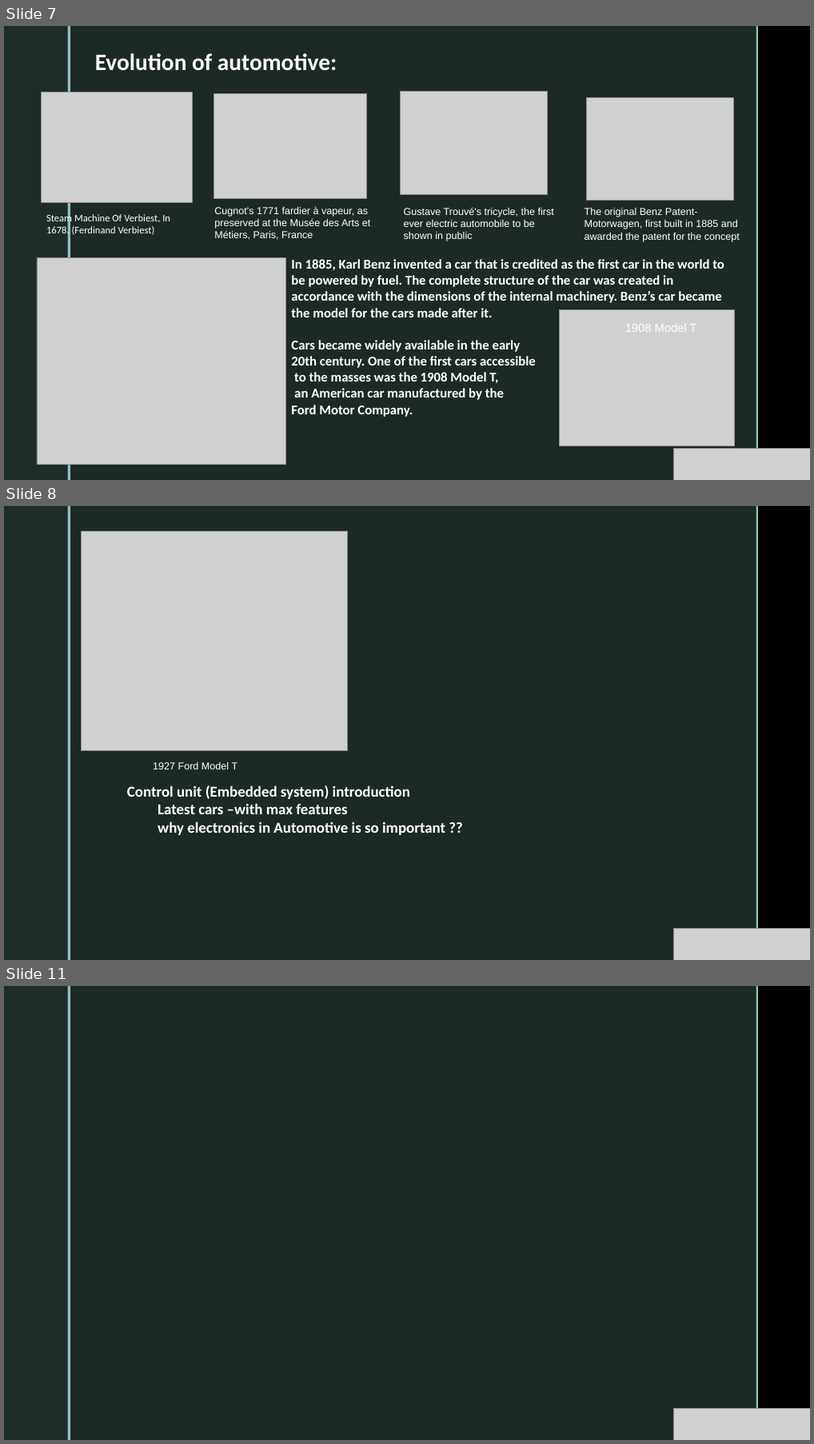
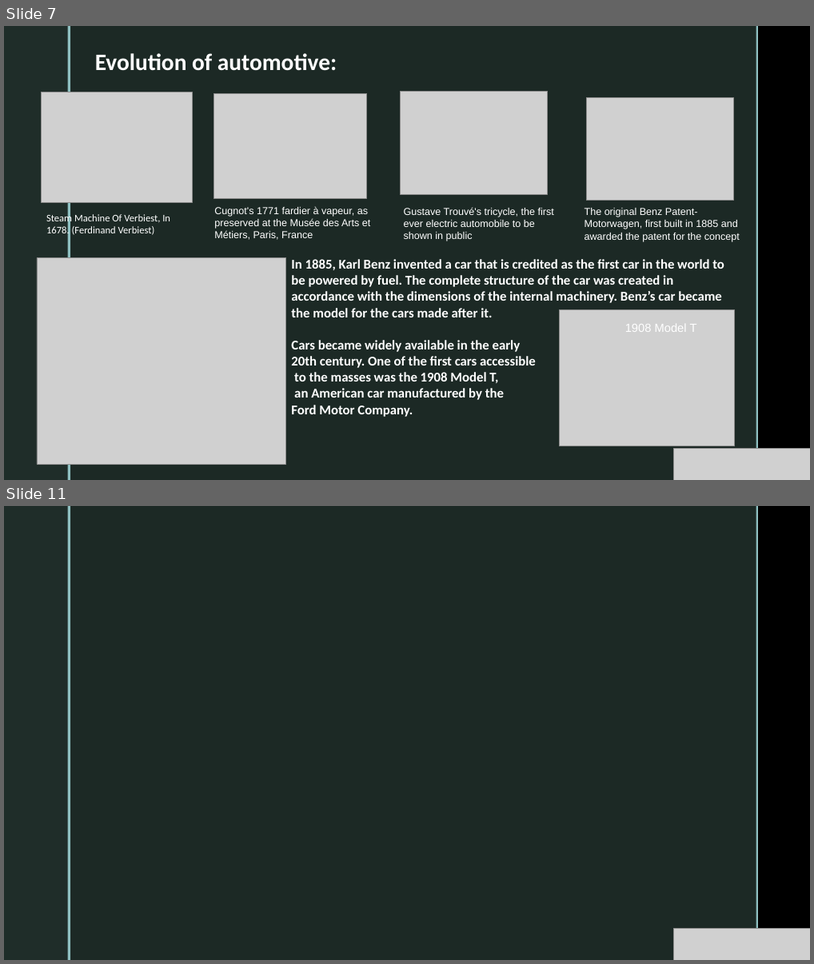
Before and after one commit to AutoRonics/Basics-of-Automobile, a slide deck: Basics_of_Automotive_Electronics.pptx. Shown one above the other, each under a label of ours: slides 7, 8 and 11 before the commit, slides 7 and 11 after it; the slides between them are not shown. The pictures are 814x1444 and 814x964 pixels, drawn with LibreOffice and Linux fonts; fonts in the diff are those of the drawing; grey boxes stand for pictures; background and template pictures are left out. Boxes give left, top, right and bottom in pixels: in the first picture for what was removed or moved away, otherwise in the second. Text is boxed around its words. In the diff, an @@ line names an element or a change of style, - is before the commit and + after.

```diff
--- a/Basics_of_Automotive_Electronics.pptx
+++ b/Basics_of_Automotive_Electronics.pptx
@@ slide 8 removed at (x1=4, y1=506, x2=810, y2=960), background picture (left out); not listed: 4 template elements that a slide beside it also shows @@
@@ picture removed at (x1=81, y1=532, x2=348, y2=751) @@
@@ text removed at (x1=153, y1=762, x2=238, y2=769) @@
-1927 Ford Model T
@@ text removed at (x1=127, y1=785, x2=446, y2=835) @@
-Control unit (Embedded system) introduction
-Latest cars –with max features
-why electronics in Automotive is so important ??
@@ picture removed at (x1=674, y1=928, x2=810, y2=960) @@
```
Also in this commit, not shown: 3 slides added, 2 other slides removed.
